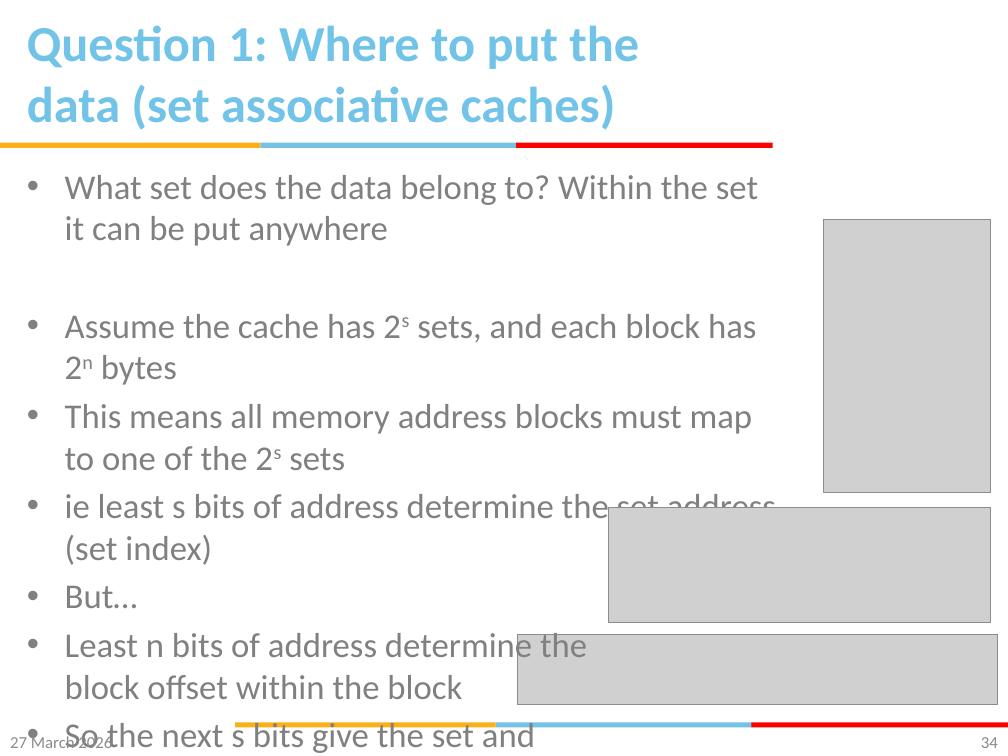
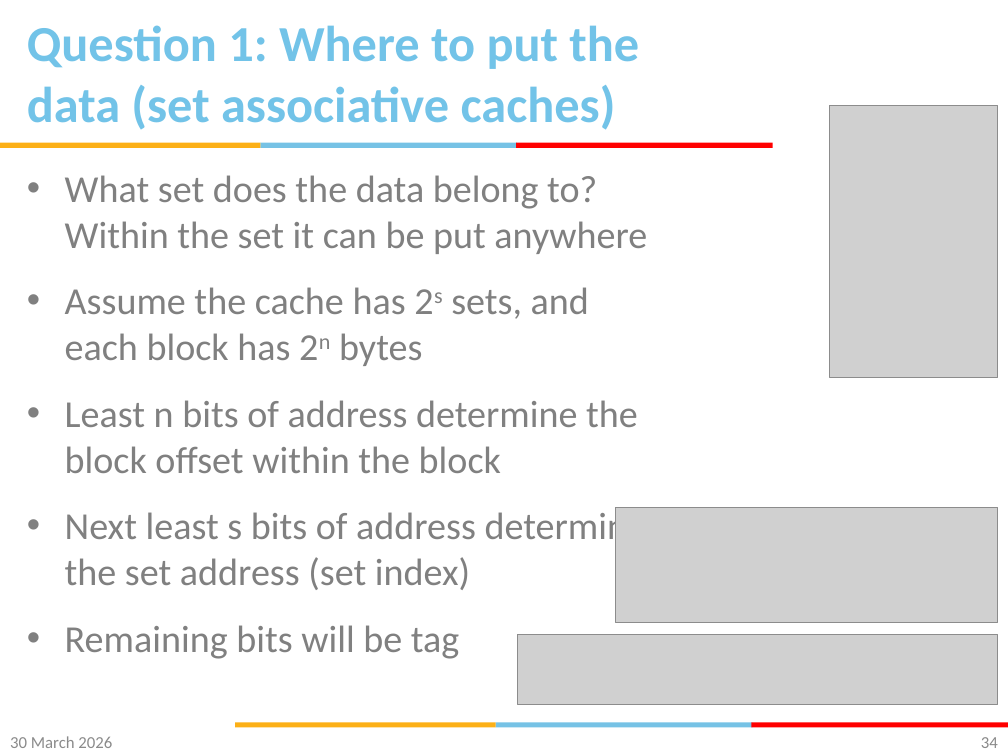
Before and after one commit to gsaurabhr-teaching/csf342-material, a slide deck: slide 34 of Lec-24-29-memory.pptx. Drawn at 1008x756 pixels with LibreOffice and Linux fonts; fonts in the diff are those of the drawing; grey boxes stand for pictures; background and template pictures are left out. Boxes give left, top, right and bottom in pixels: in the first picture for what was removed or moved away, otherwise in the second. Text is boxed around its words. In the diff, an @@ line names an element or a change of style, - is before the commit and + after.

Commit message:
set associative caches

```diff
--- a/Lec-24-29-memory.pptx
+++ b/Lec-24-29-memory.pptx
@@ picture: place and size @@
-picture at <box>824,220,991,492</box>
+picture at <box>830,105,997,377</box>
@@ text at <box>65,175,647,473</box>: size 24.8 to 27.2 pt in "What set does the data belong to? ...", "Assume the cache has 2s sets, and ...", "Least n bits of address determine the ..."; more space between paragraphs @@
@@ text at <box>65,404,776,608</box>: paragraphs removed @@
-• This means all memory address blocks must map to one of the 2s sets
-• ie least s bits of address determine the set address (set index)
-• But…
@@ text at <box>65,508,646,659</box>: text changed; size 24.8 to 27.2 pt @@
-• So the next s bits give the set and
-  the remaining bits will be tag
+• Next least s bits of address determine the set address (set index)
+• Remaining bits will be tag
@@ picture: place and size @@
-picture at <box>609,507,991,623</box>
+picture at <box>616,507,998,623</box>
@@ text at <box>10,736,112,748</box>: text changed @@
-27 March 2026
+30 March 2026
```
Also in this commit, not shown: 70 other slides changed.
